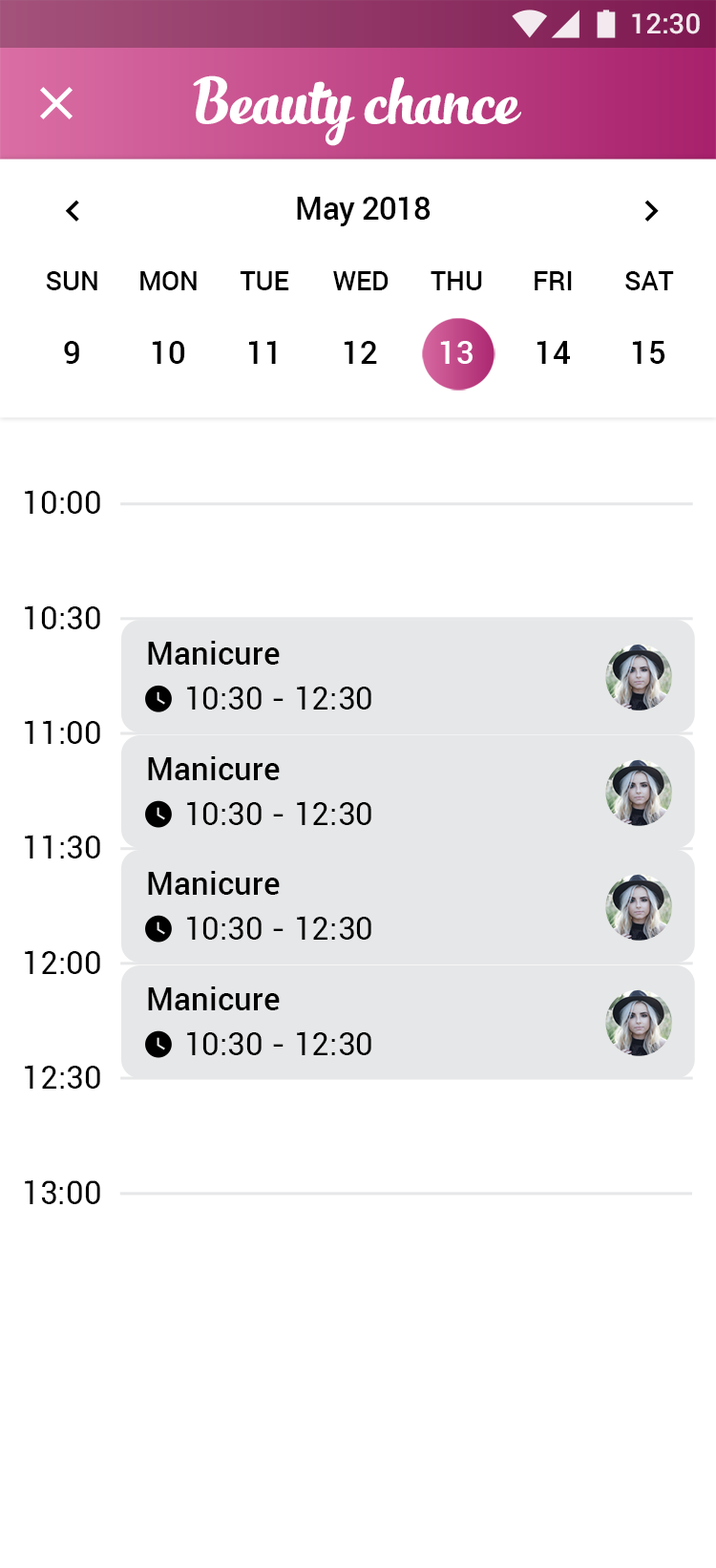
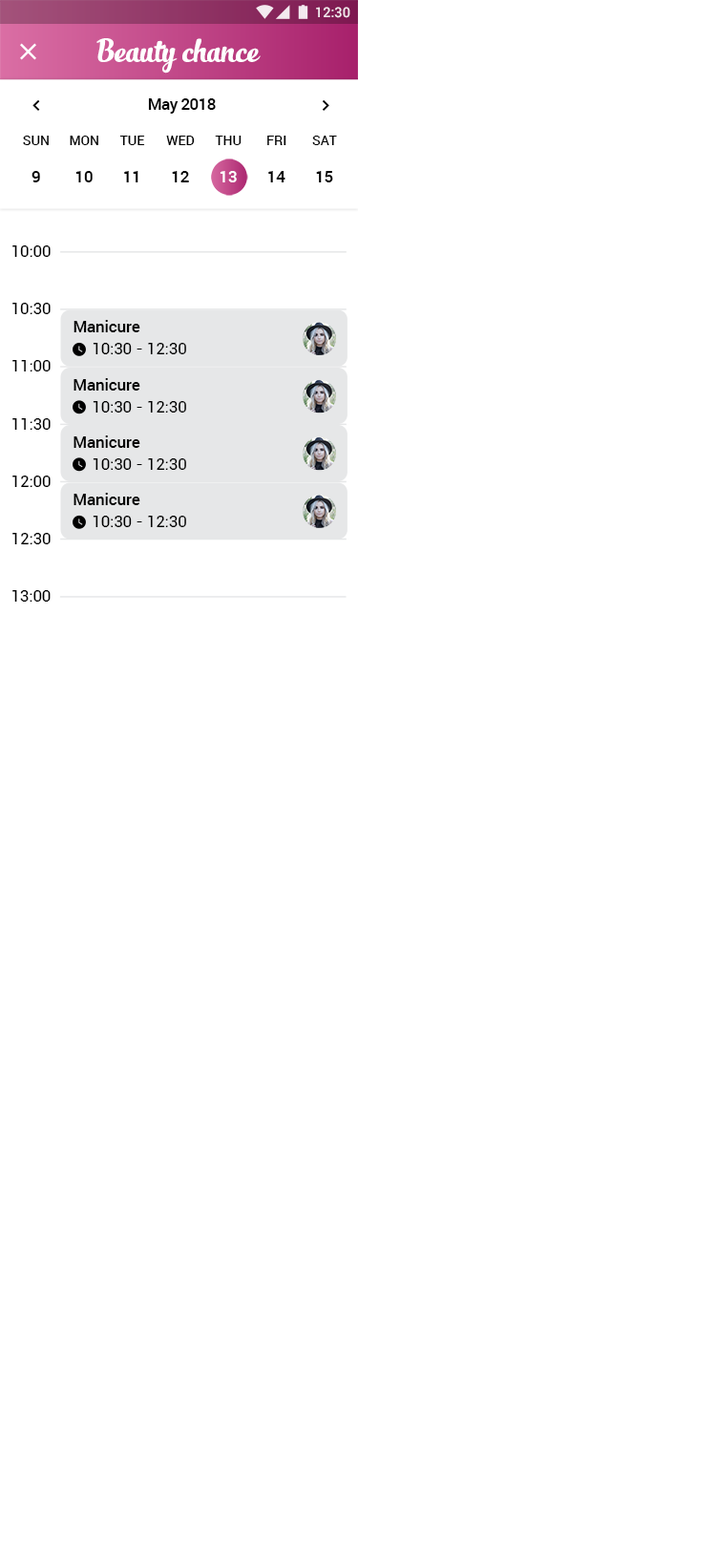
Comparing the layer stacks of the two 716 × 1568 images. Changes:
painted on "<Clip Group>" (2nd of 8, in "master_calendar_record" › "enroll" › "Layer 60" › "<Clip Group>") over (x1=296, y1=494, x2=690, y2=1057)
painted on "Compound Shape" (1st of 20, in "master_calendar_record" › "enroll" › "Layer 58") over (x1=60, y1=482, x2=696, y2=1079)
painted on "<Clip Group>" (4th of 8, in "master_calendar_record" › "enroll" › "Layer 60" › "<Clip Group>") over (x1=296, y1=436, x2=690, y2=941)
painted on "Compound Shape" (2nd of 20, in "master_calendar_record" › "enroll" › "Layer 58") over (x1=60, y1=424, x2=696, y2=963)
painted on "Compound Shape" (3rd of 20, in "master_calendar_record" › "enroll" › "Layer 58") over (x1=60, y1=367, x2=696, y2=848)
painted on "Compound Shape" (4th of 20, in "master_calendar_record" › "enroll" › "Layer 58") over (x1=60, y1=309, x2=696, y2=734)
painted on "Compound Shape" (5th of 20, in "master_calendar_record" › "cal" › "Layer 9") over (x1=0, y1=79, x2=716, y2=419)
painted on "Compound Shape" (6th of 20, in "master_calendar_record" › "cal" › "Group 1" › "Layer 8") over (x1=59, y1=595, x2=693, y2=1196)
painted on "Compound Shape" (7th of 20, in "master_calendar_record" › "cal" › "Group 1" › "Layer 8") over (x1=60, y1=537, x2=694, y2=1081)
painted on "Compound Shape" (8th of 20, in "master_calendar_record" › "cal" › "Group 1" › "Layer 7") over (x1=60, y1=480, x2=694, y2=966)
painted on "Compound Shape" (9th of 20, in "master_calendar_record" › "cal" › "Group 1" › "Layer 6") over (x1=60, y1=423, x2=694, y2=851)
painted on "Compound Shape" (10th of 20, in "master_calendar_record" › "cal" › "Group 1" › "Layer 8") over (x1=60, y1=365, x2=694, y2=736)
painted on "Compound Shape" (18th of 20, in "master_calendar_record") over (x1=12, y1=590, x2=696, y2=1205)
painted on "Compound Shape" (20th of 20, in "master_calendar_record") over (x1=0, y1=0, x2=716, y2=1205)
…and 50 more changes (50 painted)
